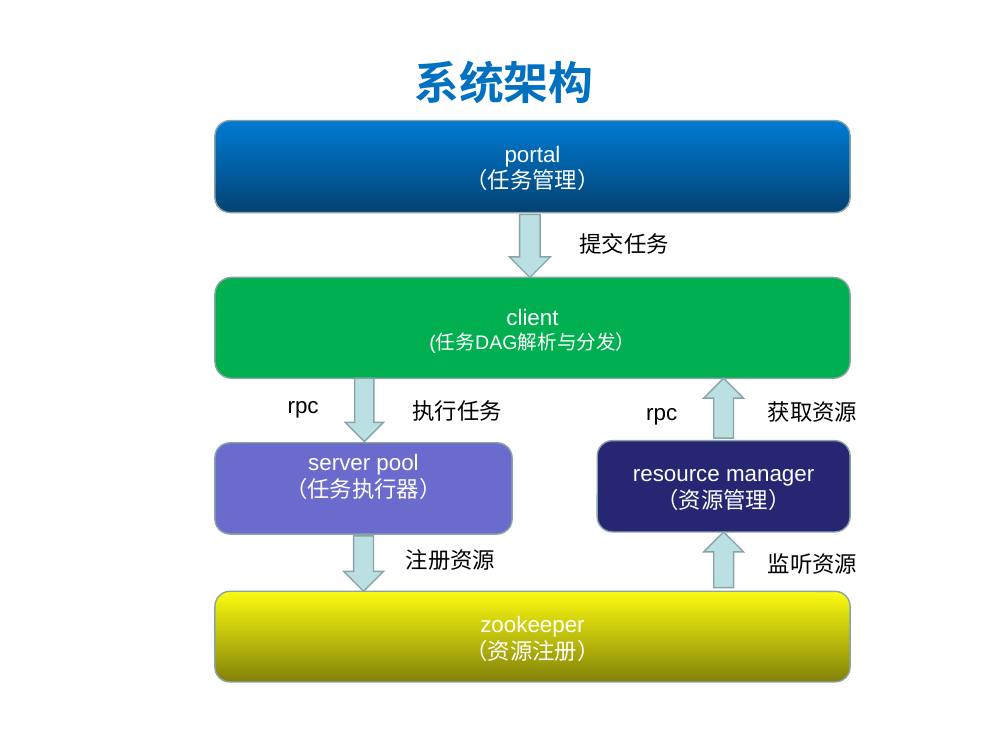
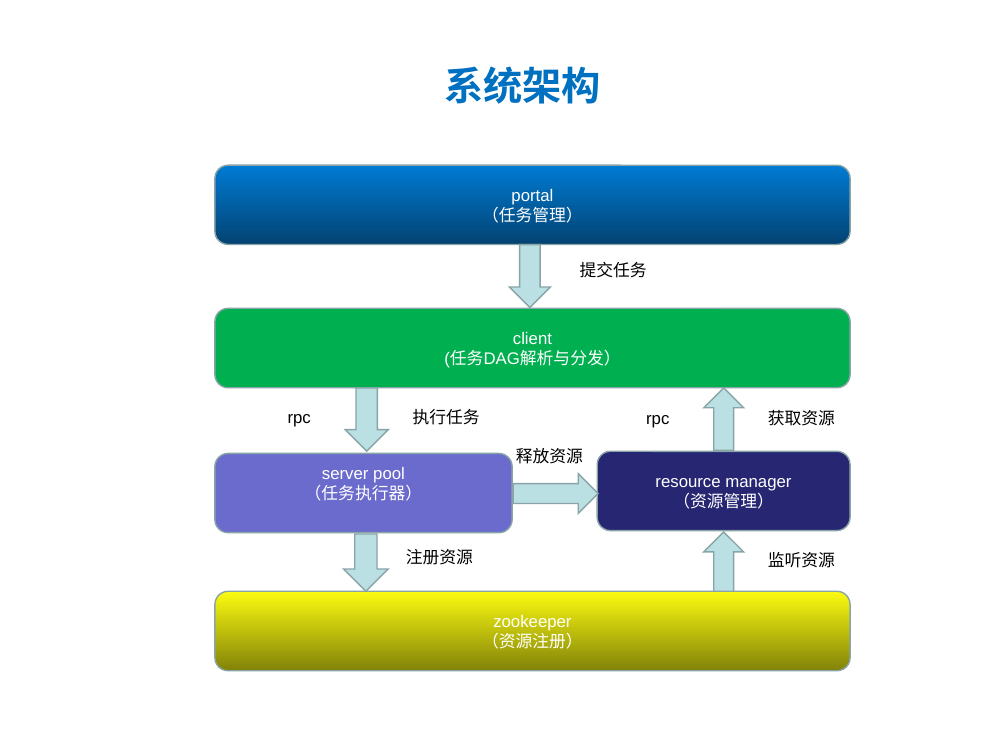
Before and after one commit to ylpu/distribute-scheduler, a slide deck: slide 5 of files/dis-scheduler.ppt. Drawn at 1008x756 pixels with LibreOffice and Linux fonts; fonts in the diff are those of the drawing. Boxes give left, top, right and bottom in pixels: in the first picture for what was removed or moved away, otherwise in the second. Text is boxed around its words. In the diff, an @@ line names an element or a change of style, - is before the commit and + after.

```diff
--- a/files/dis-scheduler.ppt
+++ b/files/dis-scheduler.ppt
@@ title "系统架构" moved from (x1=414, y1=60, x2=593, y2=103) to (x1=444, y1=66, x2=601, y2=104) @@
@@ title "系统架构" at (x1=444, y1=66, x2=601, y2=104): size 32 to 28 pt @@
@@ size 16 to 12 pt in 11 elements at (x1=215, y1=592, x2=850, y2=671), (x1=406, y1=549, x2=473, y2=565), (x1=768, y1=552, x2=835, y2=568), (x1=215, y1=454, x2=512, y2=533), (x1=598, y1=452, x2=851, y2=531), (x1=413, y1=409, x2=480, y2=425), (x1=768, y1=410, x2=835, y2=426), (x1=646, y1=415, x2=669, y2=428), (x1=288, y1=414, x2=311, y2=427), (x1=580, y1=262, x2=647, y2=278), (x1=215, y1=165, x2=850, y2=245) @@
@@ rounded rectangle "portal" resized from (x1=215, y1=121, x2=850, y2=213) to (x1=215, y1=165, x2=850, y2=245) @@
@@ down arrow moved from (x1=509, y1=215, x2=550, y2=277) to (x1=509, y1=245, x2=550, y2=307) @@
@@ text "提交任务" moved from (x1=580, y1=233, x2=669, y2=254) to (x1=580, y1=262, x2=647, y2=278) @@
@@ rounded rectangle "client" resized from (x1=215, y1=277, x2=850, y2=378) to (x1=215, y1=308, x2=850, y2=388) @@
@@ rounded rectangle "client" at (x1=215, y1=308, x2=850, y2=388): size 16 to 12 pt in "client"; size 14 to 12 pt in "(任务DAG解析与分发）" @@
@@ down arrow resized from (x1=346, y1=378, x2=384, y2=442) to (x1=346, y1=388, x2=389, y2=452) @@
@@ up arrow resized from (x1=704, y1=378, x2=743, y2=437) to (x1=704, y1=388, x2=743, y2=451) @@
@@ text "rpc" moved from (x1=288, y1=401, x2=319, y2=418) to (x1=288, y1=414, x2=311, y2=427) @@
@@ text "执行任务" moved from (x1=413, y1=400, x2=502, y2=421) to (x1=413, y1=409, x2=480, y2=425) @@
@@ text "rpc" moved from (x1=646, y1=408, x2=677, y2=425) to (x1=646, y1=415, x2=669, y2=428) @@
@@ text "获取资源" moved from (x1=768, y1=401, x2=857, y2=422) to (x1=768, y1=410, x2=835, y2=426) @@
@@ text added at (x1=516, y1=448, x2=583, y2=464), 12 pt, text #000000 @@
+释放资源
@@ rounded rectangle "server pool" resized from (x1=215, y1=443, x2=512, y2=534) to (x1=215, y1=454, x2=512, y2=533) @@
@@ right arrow added at (x1=513, y1=474, x2=598, y2=513), fill #BBE0E3, outline #89A4A7 0.99 pt @@
@@ rounded rectangle "resource manager" resized from (x1=598, y1=440, x2=851, y2=532) to (x1=598, y1=452, x2=851, y2=531) @@
@@ down arrow resized from (x1=344, y1=536, x2=383, y2=592) to (x1=344, y1=534, x2=388, y2=592) @@
@@ up arrow resized from (x1=704, y1=532, x2=743, y2=588) to (x1=704, y1=532, x2=743, y2=592) @@
@@ rounded rectangle "zookeeper" resized from (x1=215, y1=592, x2=850, y2=682) to (x1=215, y1=592, x2=850, y2=671) @@
```
Also in this commit, not shown: 7 other slides changed, 3 slides added, 7 other files.
